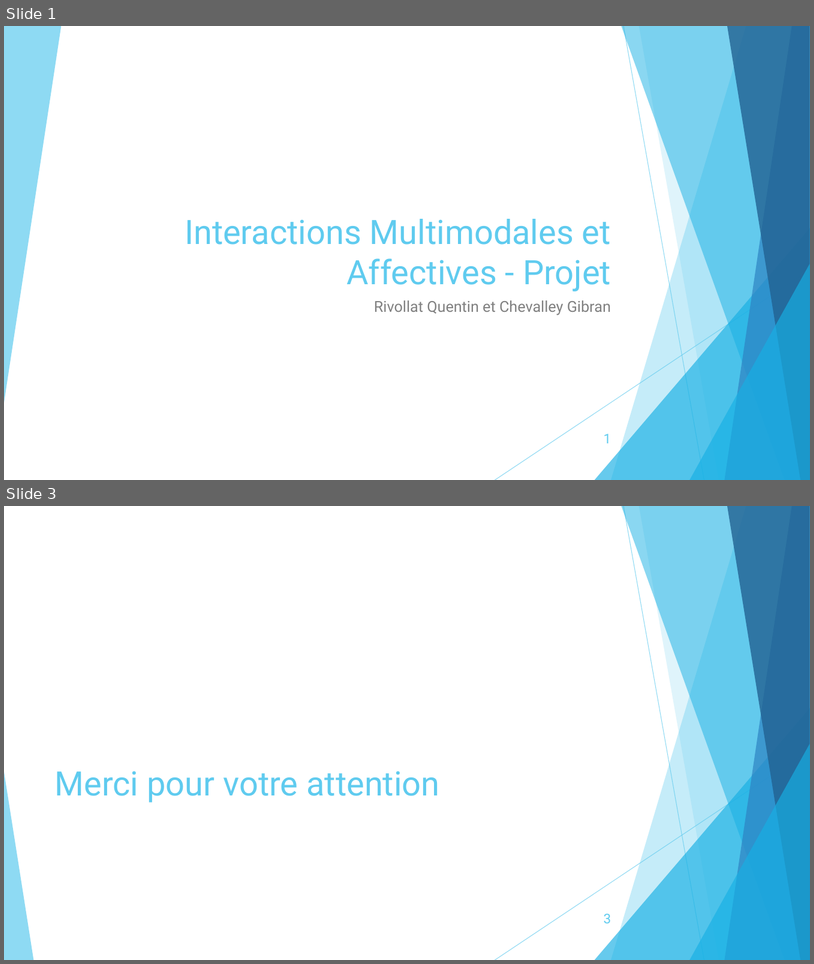
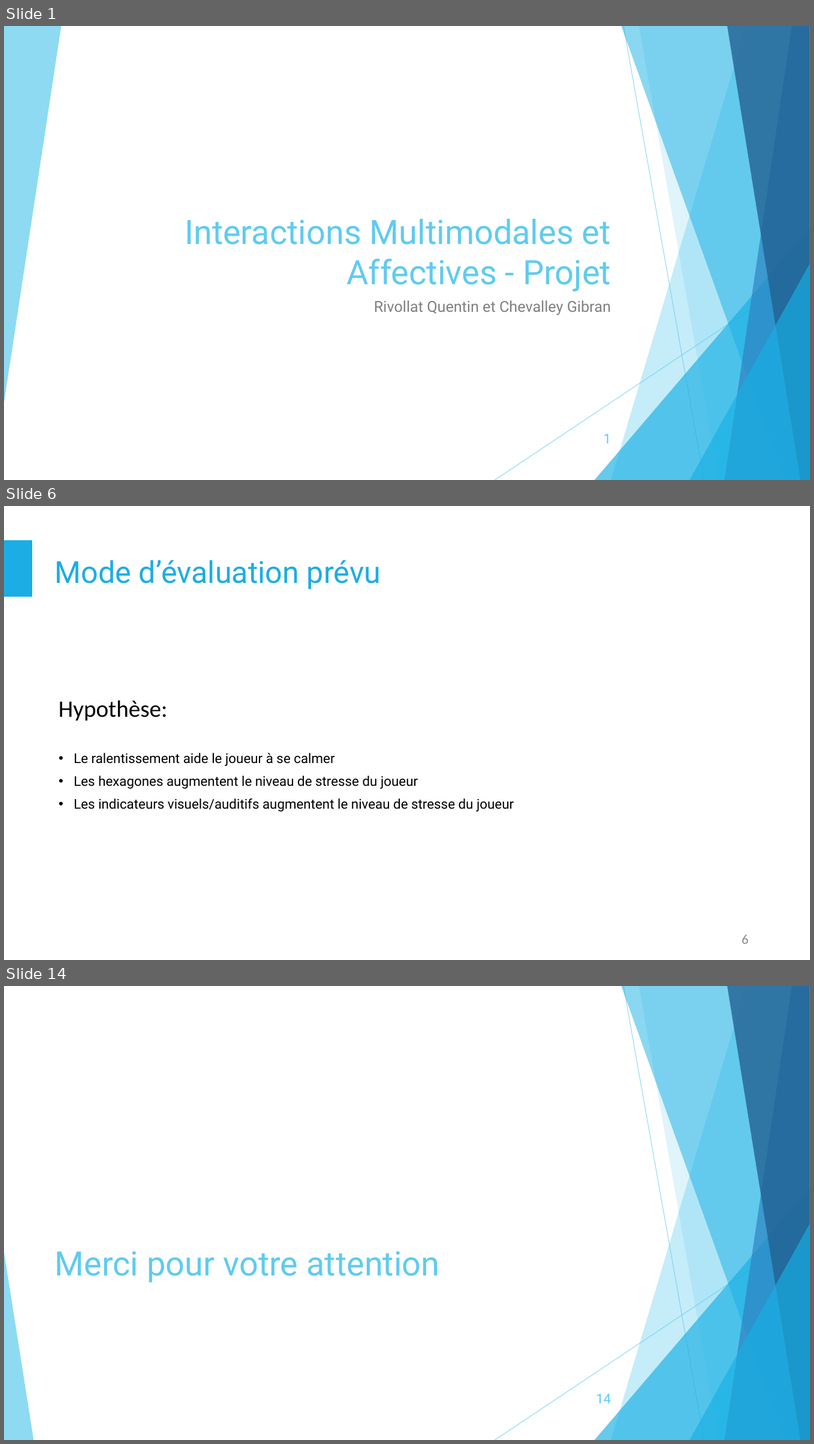
Before and after one commit to LunarX/ProjectTime, a slide deck: Documents/Presentation_final_1.pptx. Shown one above the other, each under a label of ours: slides 1 and 3 before the commit, slides 1, 6 and 14 after it; the slides between them are not shown. The pictures are 814x964 and 814x1444 pixels, drawn with LibreOffice and Linux fonts; fonts in the diff are those of the drawing. Boxes give left, top, right and bottom in pixels: in the first picture for what was removed or moved away, otherwise in the second. Text is boxed around its words. In the diff, an @@ line names an element or a change of style, - is before the commit and + after.

```diff
--- a/Documents/Presentation_final_1.pptx
+++ b/Documents/Presentation_final_1.pptx
@@ slide 6 added at (4,506,810,960), background #FFFFFF @@
@@ rectangle added at (4,540,32,596), fill #1CADE4, outline #1CADE4 1 pt @@
@@ title added at (55,560,381,589), 36 pt, text #1CADE4 @@
+Mode d’évaluation prévu
@@ text added at (59,700,168,721), 28 pt, text #000000 @@
+Hypothèse:
@@ text added at (74,753,514,811), 16 pt, text #000000 @@
+• Le ralentissement aide le joueur à se calmer
+• Les hexagones augmentent le niveau de stresse du joueur
+• Les indicateurs visuels/auditifs augmentent le niveau de stresse du joueur
@@ page number added at (742,934,749,943), 16 pt, text #8C8C8C @@
+6
@@ what was slide 3 is now slide 14 @@
@@ page number at (596,1393,611,1403): text changed @@
-3
+14
```
Also in this commit, not shown: 11 other slides added, 1 slide removed.
